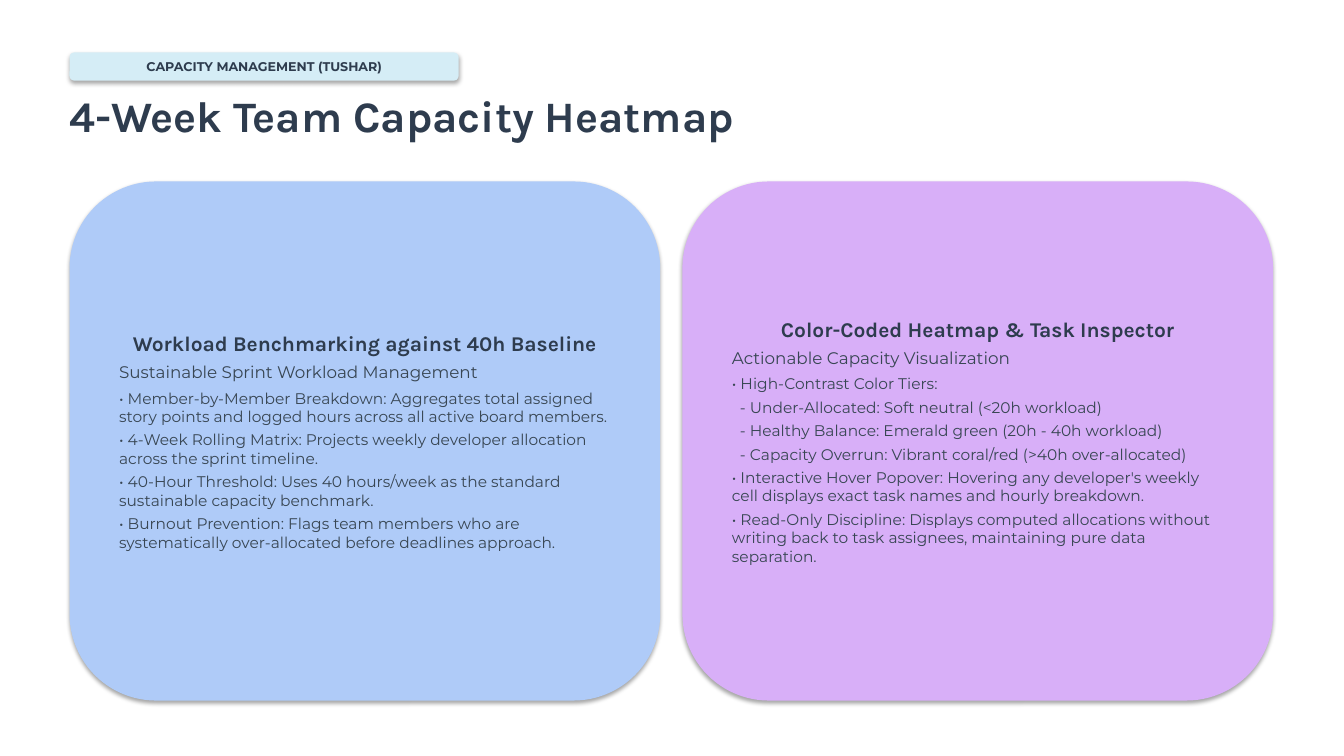
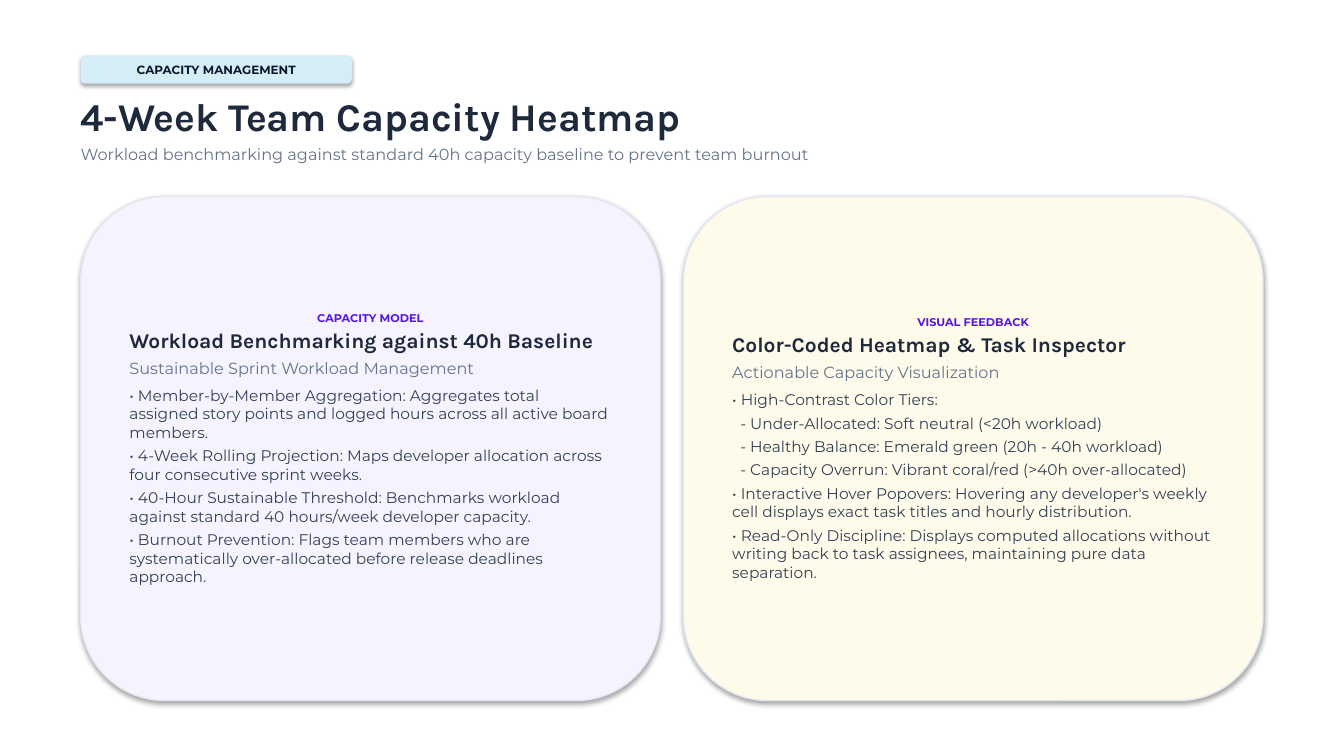
Before and after one commit to S-creator31/Pulseboard, a slide deck: slide 12 of PulseBoard_Final_Defense.pptx (slide 14 before the commit). Drawn at 1344x756 pixels with LibreOffice and Linux fonts; fonts in the diff are those of the drawing. Boxes give left, top, right and bottom in pixels: in the first picture for what was removed or moved away, otherwise in the second. Text is boxed around its words. In the diff, an @@ line names an element or a change of style, - is before the commit and + after.

Commit message:
docs: generate modern 20-slide SPM defense deck without top names

```diff
--- a/PulseBoard_Final_Defense.pptx
+++ b/PulseBoard_Final_Defense.pptx
@@ rounded rectangle "CAPACITY MANAGEMENT" resized from (x1=70, y1=52, x2=459, y2=81) to (x1=81, y1=55, x2=352, y2=84) @@
@@ text in rounded rectangle at (x1=137, y1=65, x2=296, y2=74): text changed; size 9 to 8.5 pt; text colour #2E3C4E to #0F172A @@
-CAPACITY MANAGEMENT (TUSHAR)
+CAPACITY MANAGEMENT
@@ text at (x1=81, y1=103, x2=681, y2=141): size 31 to 28 pt, text colour #2E3C4E to #1E293B in "4-Week Team Capacity Heatmap" @@
@@ text "4-Week Team Capacity Heatmap" moved from (x1=70, y1=101, x2=734, y2=143) to (x1=81, y1=103, x2=809, y2=163) @@
@@ text at (x1=81, y1=148, x2=809, y2=163): paragraph added @@
+Workload benchmarking against standard 40h capacity baseline to prevent team burnout
@@ rounded rectangle "CAPACITY MODEL" resized from (x1=70, y1=181, x2=660, y2=701) to (x1=81, y1=197, x2=660, y2=701) @@
@@ rounded rectangle "CAPACITY MODEL" at (x1=81, y1=197, x2=660, y2=701): fill #AFCBF8 to #F5F3FF; outline none to #E2E8F0 1 pt @@
@@ rounded rectangle "VISUAL FEEDBACK" resized from (x1=683, y1=181, x2=1273, y2=701) to (x1=684, y1=197, x2=1263, y2=701) @@
@@ rounded rectangle "VISUAL FEEDBACK" at (x1=684, y1=197, x2=1263, y2=701): fill #D8AFF8 to #FFFBEB; outline none to #E2E8F0 1 pt @@
@@ text in rounded rectangle at (x1=317, y1=314, x2=424, y2=322): paragraph added @@
+CAPACITY MODEL
@@ text in rounded rectangle at (x1=917, y1=318, x2=1029, y2=326): paragraph added @@
+VISUAL FEEDBACK
@@ text in rounded rectangle at (x1=129, y1=333, x2=593, y2=377): text colour #2E3C4E to #1E293B in "Workload Benchmarking against 40h Baseline"; size 12 to 11.5 pt, text colour #384653 to #64748B in "Sustainable Sprint Workload Management"; alignment centre to left; more space between paragraphs @@
@@ text in rounded rectangle at (x1=732, y1=337, x2=1211, y2=581): text colour #2E3C4E to #1E293B in "Color-Coded Heatmap & Task Inspector"; size 12 to 11.5 pt, text colour #384653 to #64748B in "Actionable Capacity Visualization"; text colour #384653 to #334155 in "• High-Contrast Color Tiers:", "- Under-Allocated: Soft neutral (<20h workload)", "- Healthy Balance: Emerald green (20h - ...", "- Capacity Overrun: Vibrant coral/red (>40h over-allocated)" and 1 more places; alignment centre to left; more space between paragraphs @@
@@ text in rounded rectangle at (x1=129, y1=389, x2=608, y2=585): text changed; text colour #384653 to #334155 @@
-• Member-by-Member Breakdown: Aggregates total assigned story points and logged hours across all active board members.
-• 4-Week Rolling Matrix: Projects weekly developer allocation across the sprint timeline.
-• 40-Hour Threshold: Uses 40 hours/week as the standard sustainable capacity benchmark.
-• Burnout Prevention: Flags team members who are systematically over-allocated before deadlines approach.
+• Member-by-Member Aggregation: Aggregates total assigned story points and logged hours across all active board members.
+• 4-Week Rolling Projection: Maps developer allocation across four consecutive sprint weeks.
+• 40-Hour Sustainable Threshold: Benchmarks workload against standard 40 hours/week developer capacity.
+• Burnout Prevention: Flags team members who are systematically over-allocated before release deadlines approach.
@@ text in rounded rectangle at (x1=732, y1=487, x2=1207, y2=520): text changed; text colour #384653 to #334155 @@
-• Interactive Hover Popover: Hovering any developer's weekly cell displays exact task names and hourly breakdown.
+• Interactive Hover Popovers: Hovering any developer's weekly cell displays exact task titles and hourly distribution.
```
Also in this commit, not shown: 14 other slides changed, 5 slides added, 10 slides removed, 1 other file.
